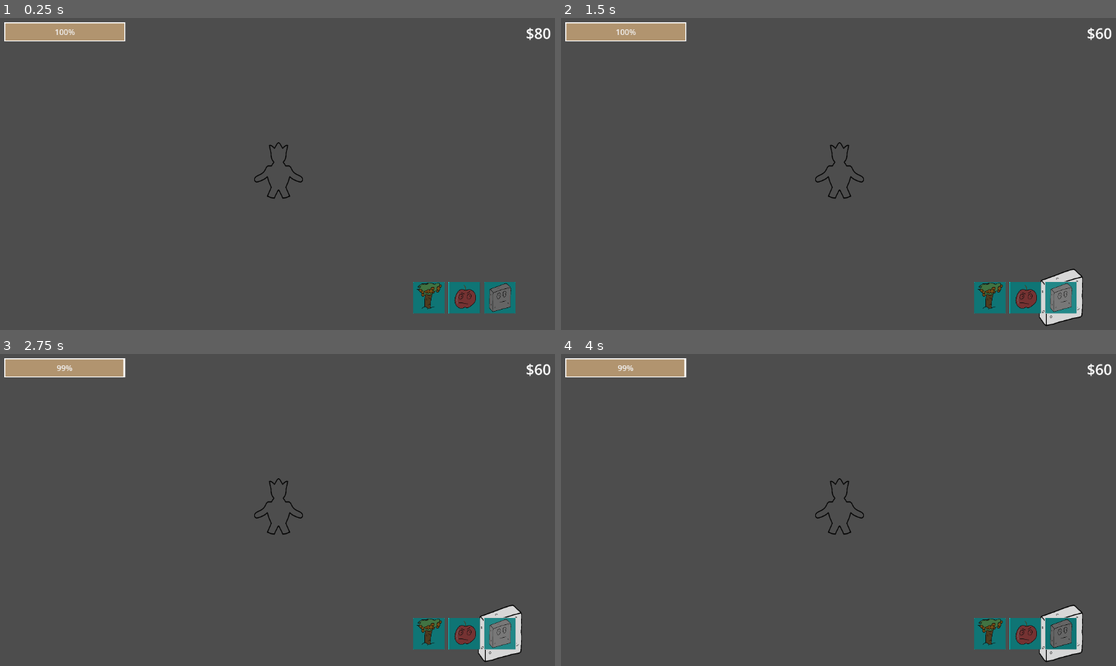
Above: before the commit, frames 1-4 (two rows, left to right).
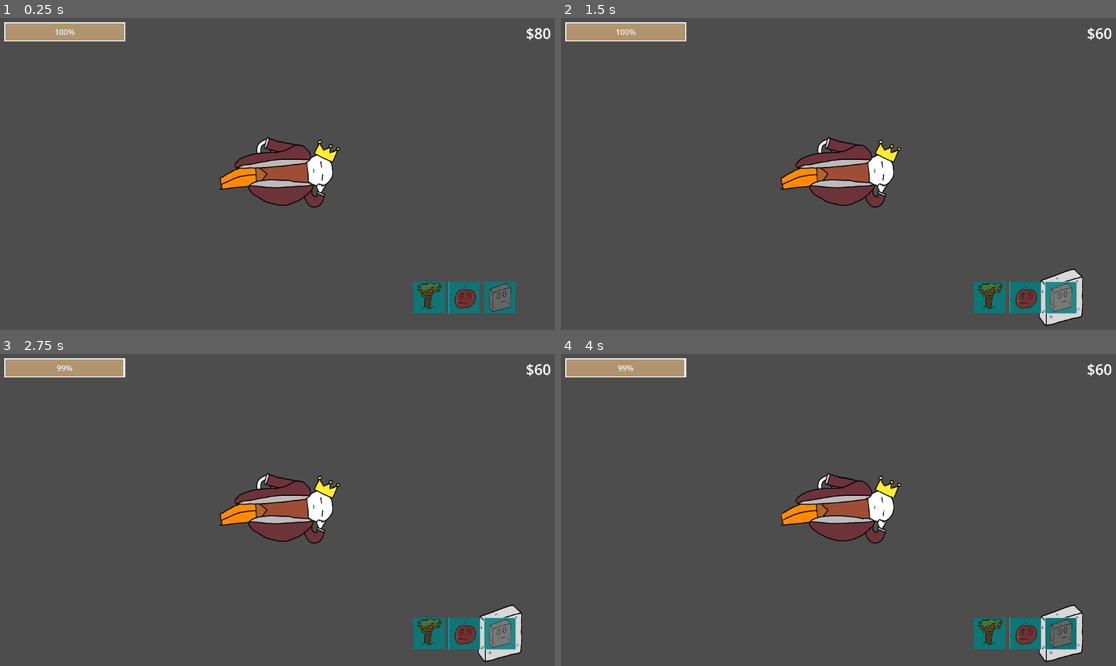
Above: after the commit, the same moments.

Repository: kore4n/wieze
Game: Godot game, scene res://main/universes/Main.tscn
Same seed, same stepped clock (60 frames per second), same inputs: the game is played once before the commit and once after it.
Inputs (mouse positions are in pixels of both pictures, inside the frame that each line leads up to):
- Up to frame 1 (0.25 s): no input
- Up to frame 2 (1.5 s): click (1060, 298) at 0.52 s; click (1060, 298) at 1.27 s
- Up to frame 3 (2.75 s): click (499, 634) at 2.02 s
- Up to frame 4 (4 s): drag from (1060, 634) to (838, 506) at 2.77 s; drag from (727, 522) to (838, 506) at 3.52 s

The runs differ from the first frame. In frame 1, 3.0% of the frame differs, in the area x 39-62%, y 38-61%; in frame 2, 3.0%; in frame 3, 3.0%; in frame 4, 3.0%.

Commit message:
add king sprite

Diff:
--- a/main/core_king/CoreKing.tscn
+++ b/main/core_king/CoreKing.tscn
@@ -1,9 +1,11 @@
-[gd_scene load_steps=8 format=3 uid="uid://bkbrlivs35o5e"]
+[gd_scene load_steps=11 format=3 uid="uid://bkbrlivs35o5e"]
 
 [ext_resource type="Script" uid="uid://dteud44e24ki2" path="res://main/core_king/core_king.gd" id="1_ojta1"]
 [ext_resource type="Texture2D" uid="uid://s55lk1vjesud" path="res://main/core_king/King_1.png" id="1_uo84y"]
 [ext_resource type="PackedScene" uid="uid://dusauddajqd84" path="res://main/core_king/king_projectile.tscn" id="2_lx3t0"]
 [ext_resource type="AudioStream" uid="uid://cd8i52xay2i3w" path="res://main/audio/sfx/big-crunch-2-90138.mp3" id="3_2w7cp"]
+[ext_resource type="Texture2D" uid="uid://gqi3p3q5jl76" path="res://main/core_king/Thin_king_1.png" id="4_ya6lr"]
+[ext_resource type="Texture2D" uid="uid://cs4lqbshmp20h" path="res://main/core_king/Thin_king_2.png" id="5_m2x10"]
 
 [sub_resource type="AudioStreamRandomizer" id="AudioStreamRandomizer_ya6lr"]
 random_pitch = 1.1
@@ -12,6 +14,20 @@
 
 [sub_resource type="RectangleShape2D" id="RectangleShape2D_yuj4e"]
 size = Vector2(256, 256)
+
+[sub_resource type="SpriteFrames" id="SpriteFrames_m2x10"]
+animations = [{
+"frames": [{
+"duration": 1.0,
+"texture": ExtResource("4_ya6lr")
+}, {
+"duration": 1.0,
+"texture": ExtResource("5_m2x10")
+}],
+"loop": true,
+"name": &"default",
+"speed": 5.0
+}]
 
 [sub_resource type="CircleShape2D" id="CircleShape2D_ojta1"]
 radius = 750.0
@@ -32,6 +48,10 @@
 [node name="Sprite2D" type="Sprite2D" parent="."]
 texture = ExtResource("1_uo84y")
 
+[node name="AnimatedSprite2D" type="AnimatedSprite2D" parent="."]
+sprite_frames = SubResource("SpriteFrames_m2x10")
+frame_progress = 0.0917146
+
 [node name="TaxTimer" type="Timer" parent="."]
 
 [node name="HungerDrainTimer" type="Timer" parent="."]
--- a/main/core_king/core_king.gd
+++ b/main/core_king/core_king.gd
@@ -6,6 +6,7 @@
 @onready var eat_timer: Timer = $EatTimer
 @onready var hunger_drain_timer: Timer = $HungerDrainTimer
 @onready var shoot_area: Area2D = $ShootArea
+@onready var animated_sprite: AnimatedSprite2D =  $AnimatedSprite2D
 
 @export var base_damage: int = 1
 @export var shoot_speed: float = 1
@@ -28,6 +29,7 @@
 	Globals.hunger = Globals.BASE_HUNGER
 	Globals.hunger_changed.connect(_on_hunger_changed)
 	state = HungerState.Happy
+	animated_sprite.play()
 
 	tax_timer.wait_time = TAX_WAIT_TIME
 	eat_timer.wait_time = EAT_WAIT_TIME
--- a/main/universes/Main.tscn
+++ b/main/universes/Main.tscn
@@ -111,7 +111,7 @@
 grow_vertical = 2
 theme_override_colors/font_color = Color(0.985514, 0, 0.318806, 1)
 theme_override_font_sizes/font_size = 24
-text = "King Cammy is starved! He is willing to eat anything..."
+text = "King Cammy is starved! He is willing to eat anything, even your towers..."
 horizontal_alignment = 1
 
 [node name="PickTowerCanvasLayer" parent="." instance=ExtResource("5_1fyd6")]
Binary file added: main/core_king/Thin_king_1.png
Not shown, added: main/core_king/Thin_king_1.png.import
Binary file added: main/core_king/Thin_king_2.png
Not shown, added: main/core_king/Thin_king_2.png.import
Not shown: 1 places in main/universes/Main.tscn that only renumber resources
